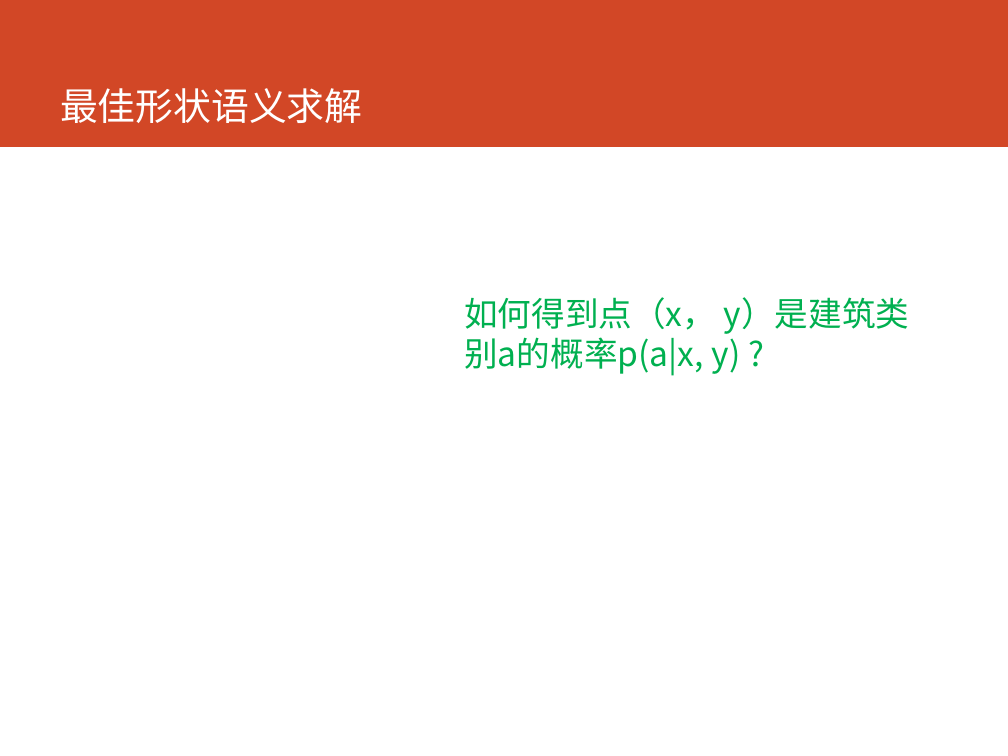
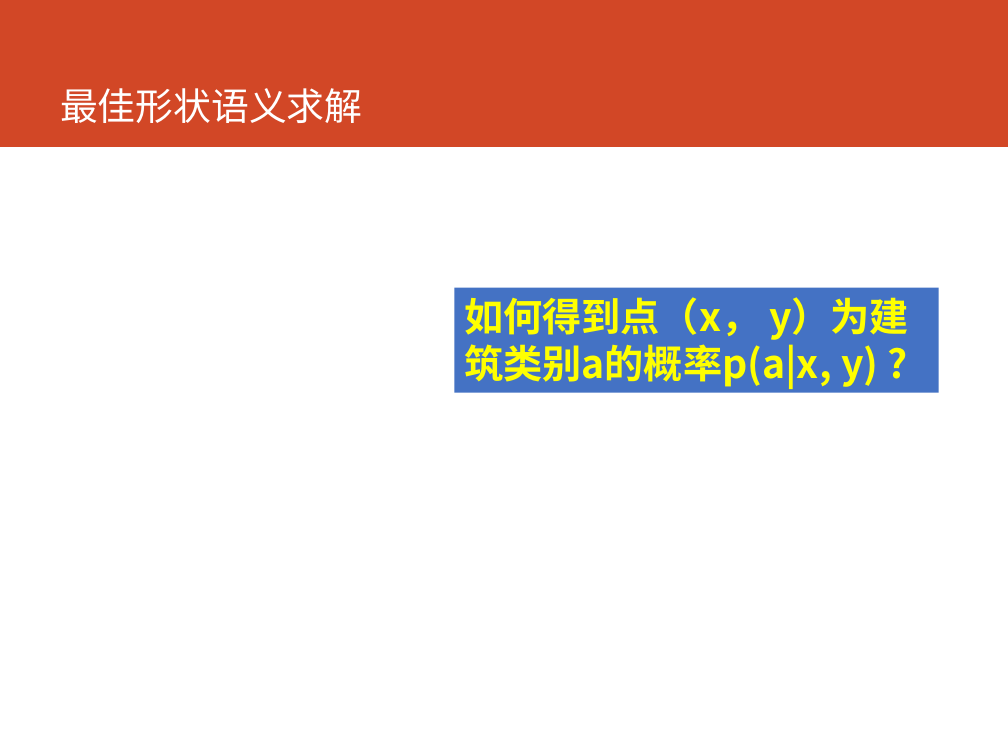
Before and after one commit to cartosquare/graduation-thesis-defenses, a slide deck: slide 9 of 基于形状语义和增强学习的建筑.pptx (slide 8 before the commit). Drawn at 1008x756 pixels with LibreOffice and Linux fonts; fonts in the diff are those of the drawing; grey boxes stand for pictures. Boxes give left, top, right and bottom in pixels: in the first picture for what was removed or moved away, otherwise in the second. Text is boxed around its words. In the diff, an @@ line names an element or a change of style, - is before the commit and + after.

```diff
--- a/基于形状语义和增强学习的建筑.pptx
+++ b/基于形状语义和增强学习的建筑.pptx
@@ rectangle "如何得到点（x， y）为建筑类别a的概率p(a|x, y) ?": place and size @@
-rectangle "如何得到点（x， y）为建筑类别a的概率p(a|x, y) ?" at (464, 297, 909, 376)
+rectangle "如何得到点（x， y）为建筑类别a的概率p(a|x, y) ?" at (455, 287, 938, 392)
@@ rectangle "如何得到点（x， y）为建筑类别a的概率p(a|x, y) ?" at (455, 287, 938, 392): fill none to #4472C4 @@
@@ text in rectangle at (464, 297, 909, 389): text changed; size 24 to 28 pt; text colour #00B050 to #FFFF00; bold on @@
-如何得到点（x， y）是建筑类别a的概率p(a|x, y) ?
+如何得到点（x， y）为建筑类别a的概率p(a|x, y) ?
```
Also in this commit, not shown: 15 other slides changed, 2 slides added.
